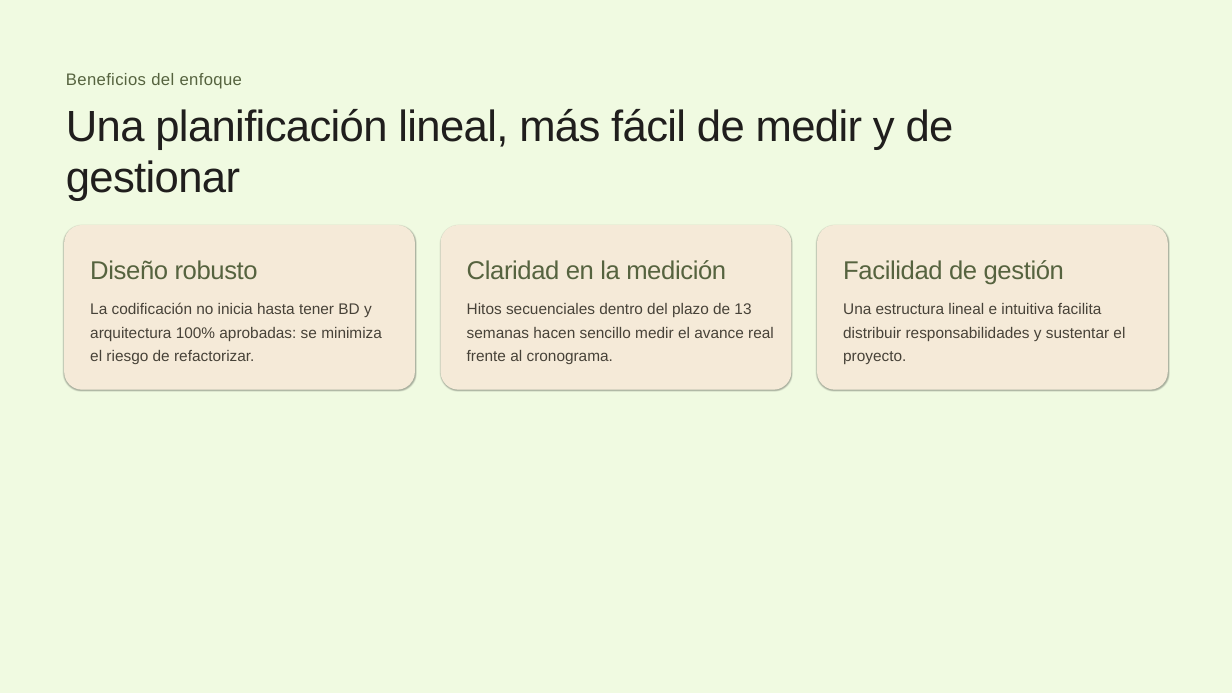
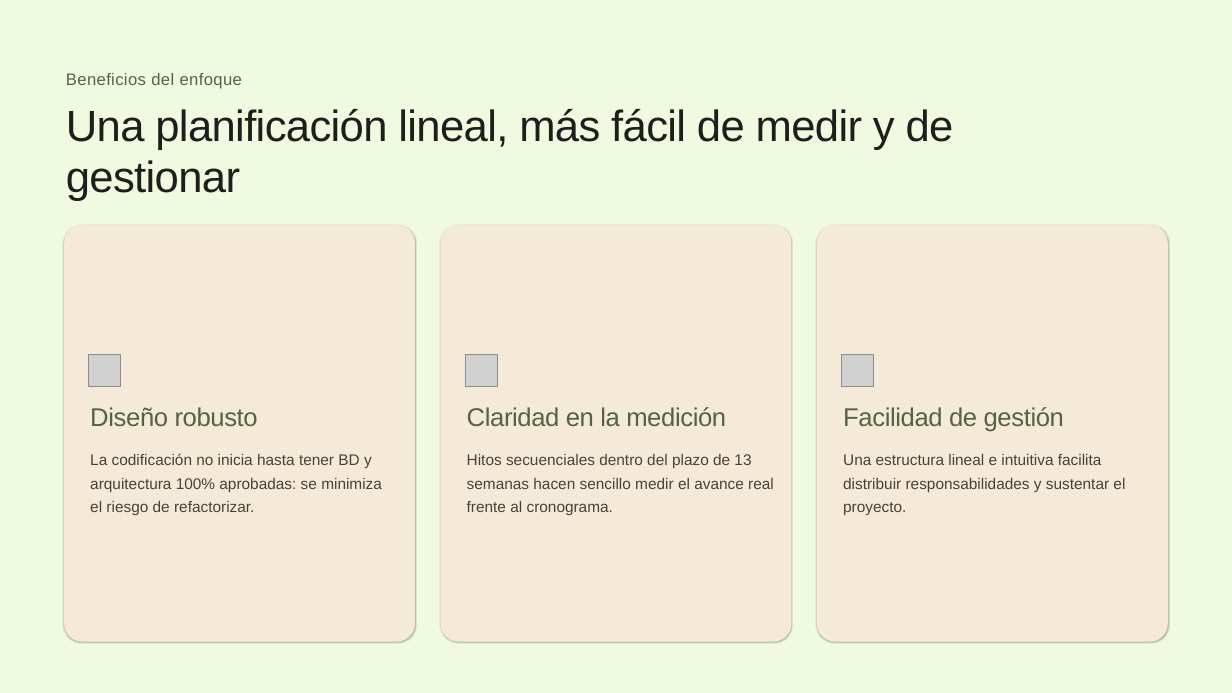
Before and after one commit to DarwinDevCode/Proyect-VetCare, a slide deck: slide 9 of Proyecto_VetCare__Desarrollo_y_metodolog_a.pptx. Drawn at 1232x693 pixels with LibreOffice and Linux fonts; fonts in the diff are those of the drawing; grey boxes stand for pictures. Boxes give left, top, right and bottom in pixels: in the first picture for what was removed or moved away, otherwise in the second. Text is boxed around its words. In the diff, an @@ line names an element or a change of style, - is before the commit and + after.

```diff
--- a/Proyecto_VetCare__Desarrollo_y_metodolog_a.pptx
+++ b/Proyecto_VetCare__Desarrollo_y_metodolog_a.pptx
@@ rounded rectangle: place and size @@
-rounded rectangle at bbox=[64, 225, 415, 389]
+rounded rectangle at bbox=[64, 225, 415, 641]
@@ rounded rectangle: place and size @@
-rounded rectangle at bbox=[440, 225, 791, 389]
+rounded rectangle at bbox=[440, 225, 791, 641]
@@ proportions changed in 3 elements at bbox=[64, 225, 415, 641], bbox=[440, 225, 791, 641], bbox=[817, 225, 1167, 641] @@
@@ rounded rectangle: place and size @@
-rounded rectangle at bbox=[817, 225, 1167, 389]
+rounded rectangle at bbox=[817, 225, 1167, 641]
@@ picture added at bbox=[89, 354, 121, 386] @@
@@ picture added at bbox=[465, 354, 497, 386] @@
@@ picture added at bbox=[841, 354, 873, 386] @@
@@ 3 texts: place and size @@
-3 texts at bbox=[90, 260, 1064, 285]
+3 texts at bbox=[90, 407, 1064, 432]
@@ 3 texts: place and size @@
-3 texts at bbox=[90, 302, 1125, 364]
+3 texts at bbox=[90, 453, 1125, 515]
```
Also in this commit, not shown: 9 other slides changed, 1 slide added, 1 slide removed, 2 other files.
